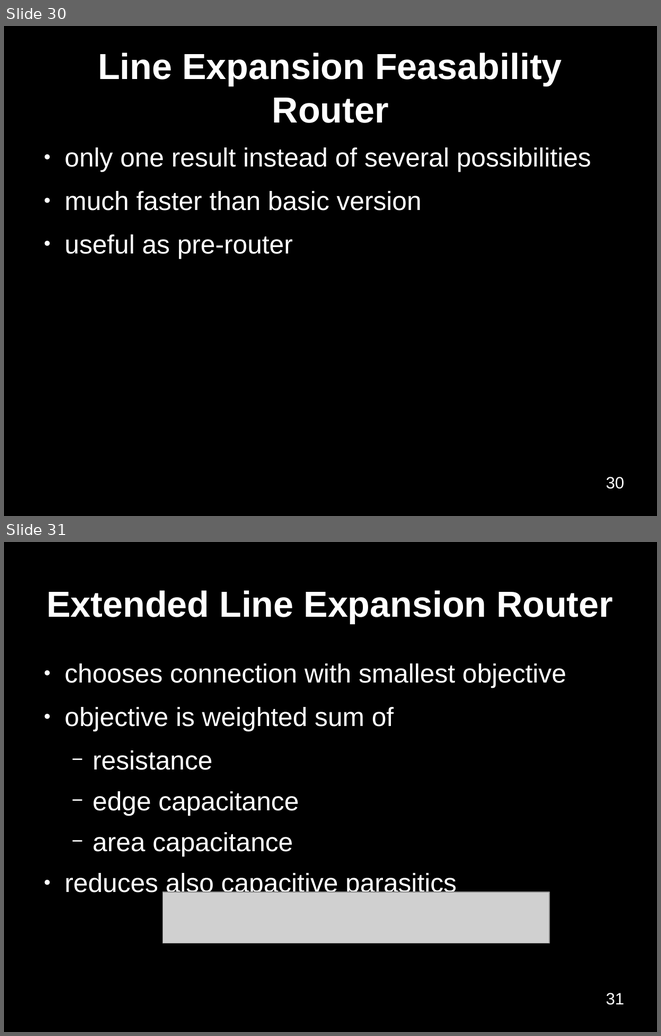
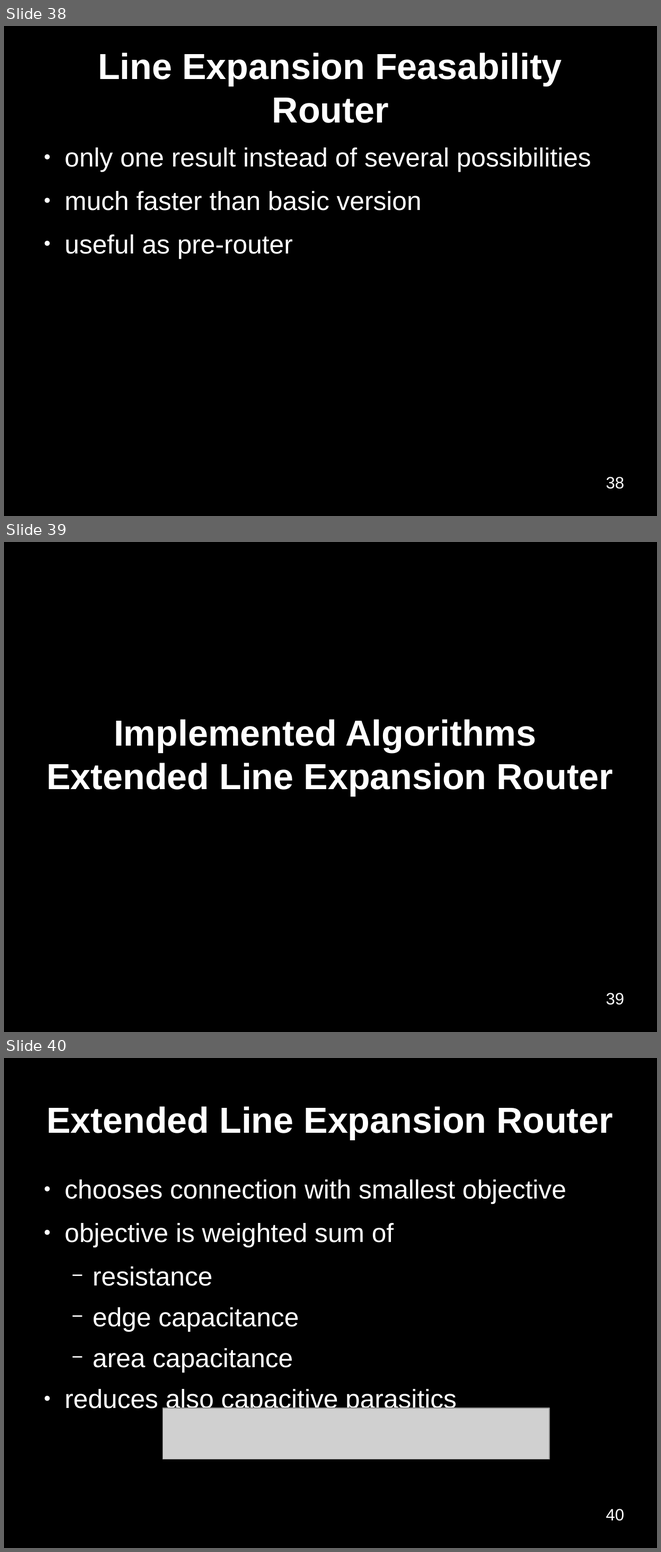
Before and after one commit to benediktibk/bachelorthesis, a slide deck: presentation.odp. Shown one above the other, each under a label of ours: slides 30 and 31 before the commit, slides 38, 39 and 40 after it. The pictures are 661x1036 and 661x1552 pixels, drawn with LibreOffice and Linux fonts; fonts in the diff are those of the drawing; grey boxes stand for pictures; background and template pictures are left out. Boxes give left, top, right and bottom in pixels: in the first picture for what was removed or moved away, otherwise in the second. Text is boxed around its words. In the diff, an @@ line names an element or a change of style, - is before the commit and + after.

```diff
--- a/presentation.odp
+++ b/presentation.odp
@@ slide 39 added at <box>4,542,657,1032</box>, background #000000 @@
@@ title added at <box>46,719,613,796</box>, 44 pt, text #FFFFFF, bold @@
+Implemented Algorithms
+Extended Line Expansion Router
@@ page number added at <box>606,992,625,1005</box>, 20 pt, text #FFFFFF @@
+39
@@ what was slide 30 is now slide 38 @@
@@ page number at <box>606,476,625,489</box>: text changed @@
-30
+38
@@ what was slide 31 is now slide 40 @@
@@ page number at <box>606,1508,625,1521</box>: text changed @@
-31
+40
```
Also in this commit, not shown: 9 slides changed, 9 other slides added, 2 slides removed.
